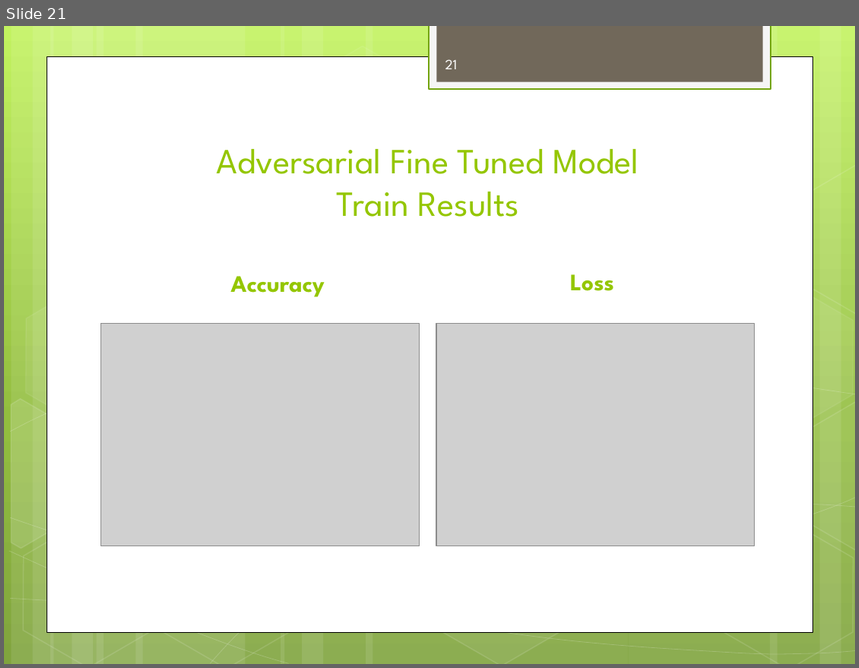
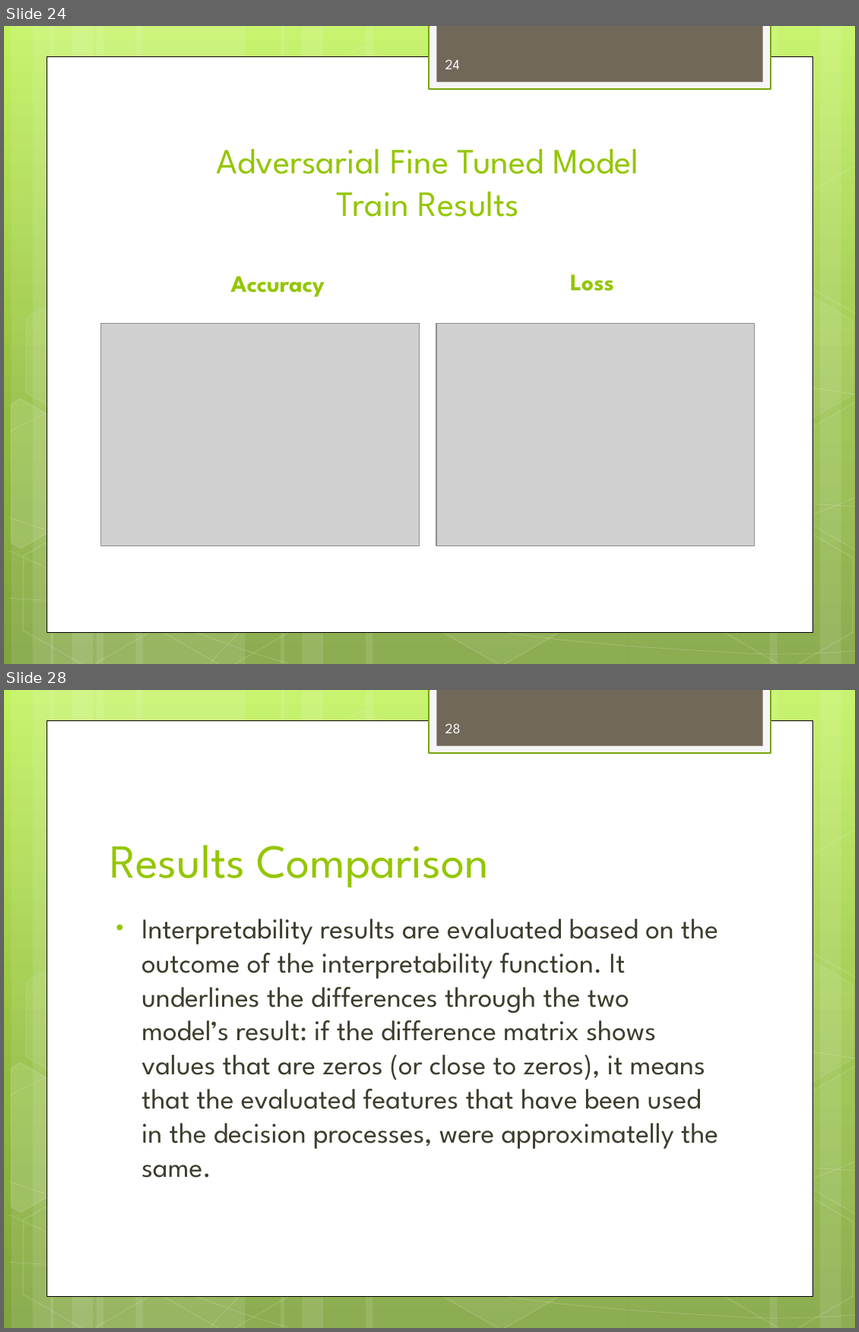
Before and after one commit to RaiMar96/AdversarialAttacksAndInterpretability-covid-chestxray-, a slide deck: docs/ProjectOverview.pptx. Shown one above the other, each under a label of ours: slide 21 before the commit, slides 24 and 28 after it; the slides between them are not shown. The pictures are 859x668 and 859x1332 pixels, drawn with LibreOffice and Linux fonts; fonts in the diff are those of the drawing; grey boxes stand for pictures. Boxes give left, top, right and bottom in pixels: in the first picture for what was removed or moved away, otherwise in the second. Text is boxed around its words. In the diff, an @@ line names an element or a change of style, - is before the commit and + after.

```diff
--- a/docs/ProjectOverview.pptx
+++ b/docs/ProjectOverview.pptx
@@ slide 28 added at box(4, 690, 855, 1328), background gradient #C3F35F to #93BF3F to #81A53E; not listed: 31 template elements that a slide beside it also shows @@
@@ page number added at box(446, 723, 461, 733), 12 pt, text #FEFEFE @@
+28
@@ title added at box(110, 845, 489, 888), 40 pt, text #94C600 @@
+Results Comparison
@@ text added at box(142, 919, 718, 1178), 24 pt, text #3E3D2D @@
+• Interpretability results are evaluated based on the outcome of the interpretability function. It underlines the differences through the two model’s result: if the difference matrix shows values that are zeros (or close to zeros), it means that the evaluated features that have been used in the decision processes, were approximatelly the same.
@@ what was slide 21 is now slide 24 @@
@@ page number at box(446, 59, 460, 69): text changed @@
-21
+24
```
Also in this commit, not shown: 6 slides changed, 8 other slides added, 3 slides removed, 2 other files.
